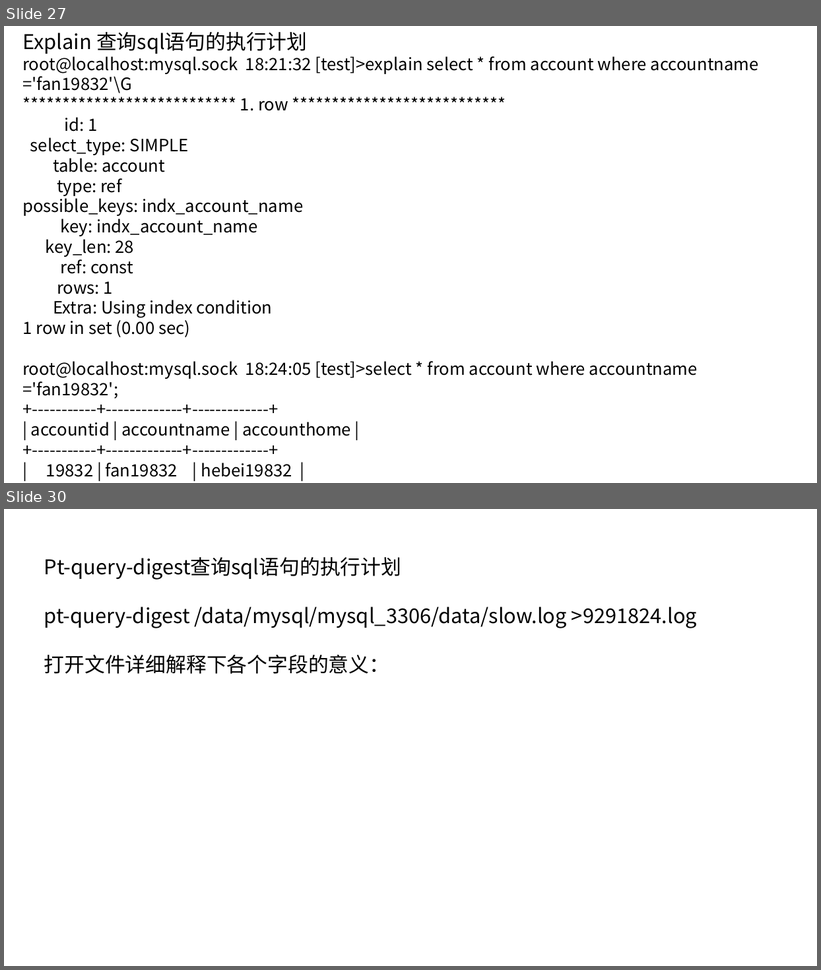
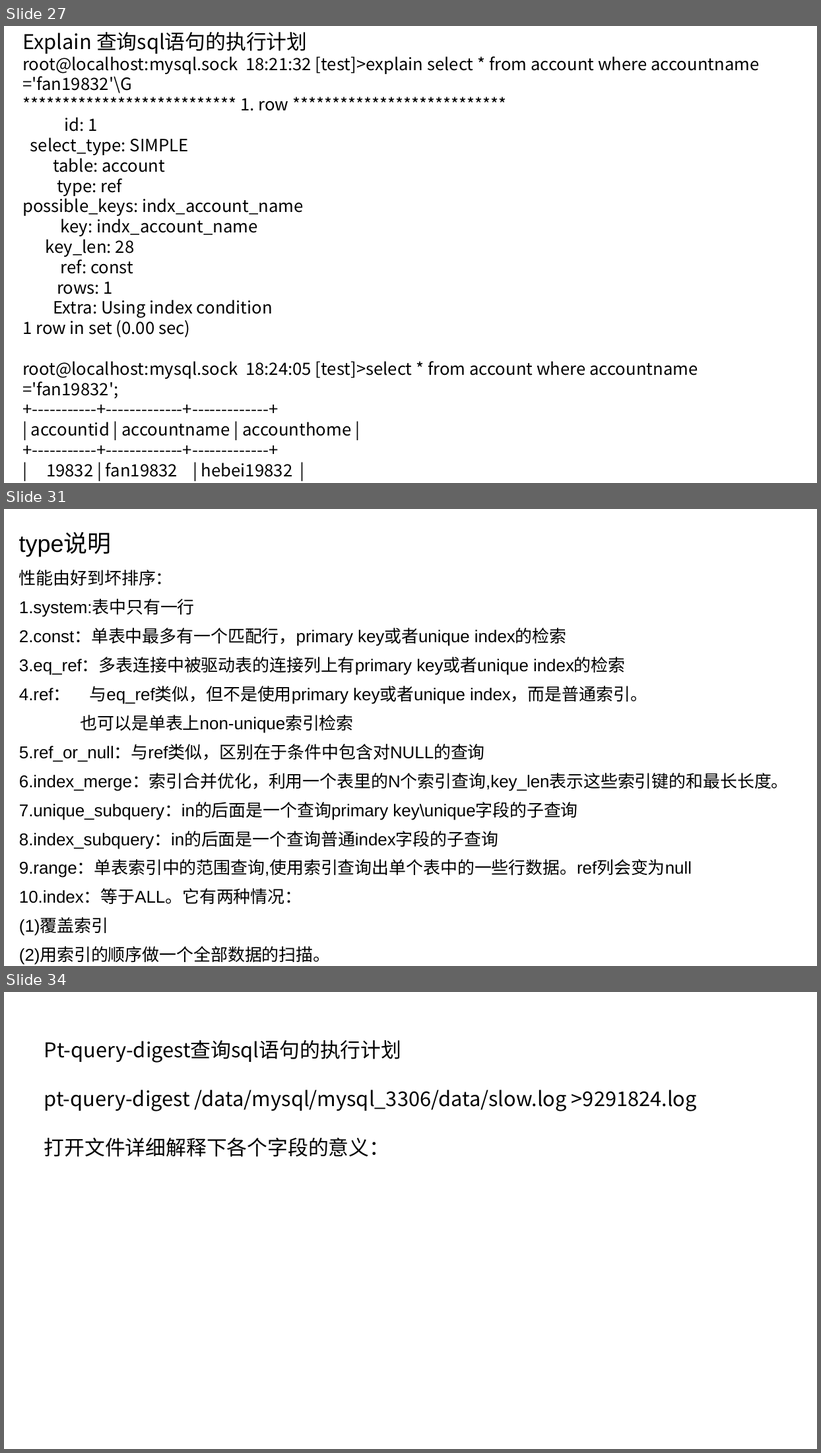
Before and after one commit to ronghuaihai/sharefiles, a slide deck: 数据库演示.pptx. Shown one above the other, each under a label of ours: slides 27 and 30 before the commit, slides 27, 31 and 34 after it; the slides between them are not shown. The pictures are 821x970 and 821x1453 pixels, drawn with LibreOffice and Linux fonts; fonts in the diff are those of the drawing; background and template pictures are left out. Boxes give left, top, right and bottom in pixels: in the first picture for what was removed or moved away, otherwise in the second. Text is boxed around its words. In the diff, an @@ line names an element or a change of style, - is before the commit and + after.

```diff
--- a/数据库演示.pptx
+++ b/数据库演示.pptx
@@ slide 31 added at (4,509,817,966), background picture (left out) @@
@@ text added at (19,533,112,557), 28 pt, text #000000 @@
+type说明
@@ text added at (19,570,789,965), 20.1 pt, text #000000 @@
+性能由好到坏排序：
+1.system:表中只有一行
+2.const：单表中最多有一个匹配行，primary key或者unique index的检索
+3.eq_ref：多表连接中被驱动表的连接列上有primary key或者unique index的检索
+4.ref： 与eq_ref类似，但不是使用primary key或者unique index，而是普通索引。
+也可以是单表上non-unique索引检索
+5.ref_or_null：与ref类似，区别在于条件中包含对NULL的查询
+6.index_merge：索引合并优化，利用一个表里的N个索引查询,key_len表示这些索引键的和最长长度。
+7.unique_subquery：in的后面是一个查询primary key\unique字段的子查询
+8.index_subquery：in的后面是一个查询普通index字段的子查询
+9.range：单表索引中的范围查询,使用索引查询出单个表中的一些行数据。ref列会变为null
+10.index：等于ALL。它有两种情况：
+(1)覆盖索引
+(2)用索引的顺序做一个全部数据的扫描。
+11.all：全表扫描
@@ what was slide 30 is now slide 34 @@
```
Also in this commit, not shown: 4 slides changed, 3 other slides added.
